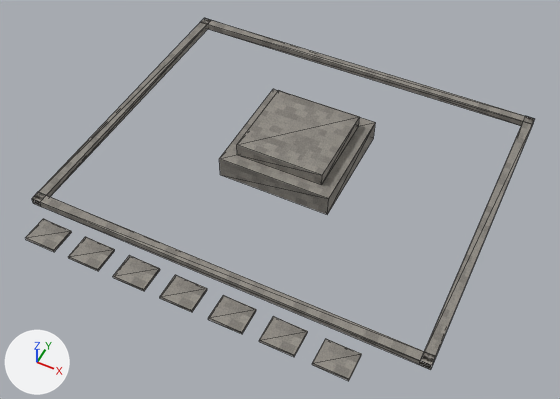
Renders of the OBJ model ProyectoFinal/Models/arq/arq_jardin.obj from each side of a commit.
Both versions are drawn from a camera (50 mm lens) standing at (10.1, -1.36, 8.65) and looking at (6.6, 5.64, -0.11). Every picture has the same lights, and +X, +Y and +Z are marked at lower left. The picture after the commit comes second. Mesh edges are drawn as thin lines. Where no turn or scale is listed for an object, it has been applied to the vertices. Vertices at exactly the same position are counted once.

The first picture shows 'arq_jardin_piedra'.
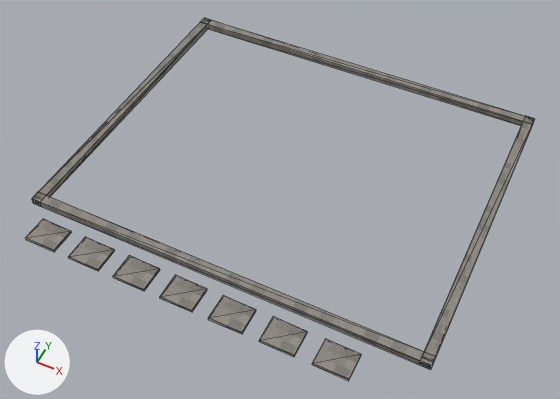
What changed in the scene script:
```text
Change me_arq_jardin_piedra:
    used by ob_arq_jardin_piedra; location = (0.0, 0.0, 0.0)
    remove me_arq_jardin_piedra.from_pydata(...)  # 96 vertices, 156 faces; spans x 3.4..9.6, y 3.25..8.9, z 0.0..0.55
    add me_arq_jardin_piedra.from_pydata(...)  # 80 vertices, 132 faces; spans x 3.4..9.6, y 3.25..8.9, z 0.0..0.1
    me_arq_jardin_piedra part 1: the loose piece of 8 vertices spanning x 5.6..7.4, y 5.6..7.4, z 0.0..0.35 is deleted
    me_arq_jardin_piedra part 2: the loose piece of 8 vertices spanning x 5.8..7.2, y 5.8..7.2, z 0.35..0.55 is deleted
```

Boxes (x1, y1, x2, y2) around the edits, measured in the pictures (560 x 399 px):
part 1 of me_arq_jardin_piedra, deleted: before (219, 89, 375, 214)
part 2 of me_arq_jardin_piedra, deleted: before (237, 90, 360, 185)
